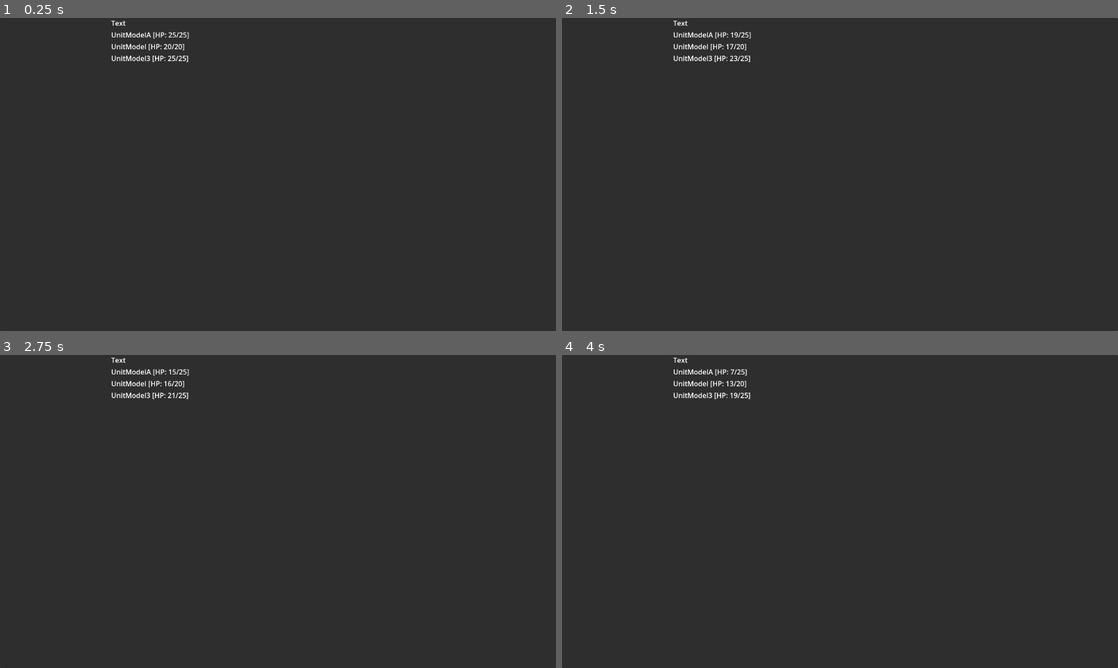
Above: before the commit, frames 1-4 (two rows, left to right).
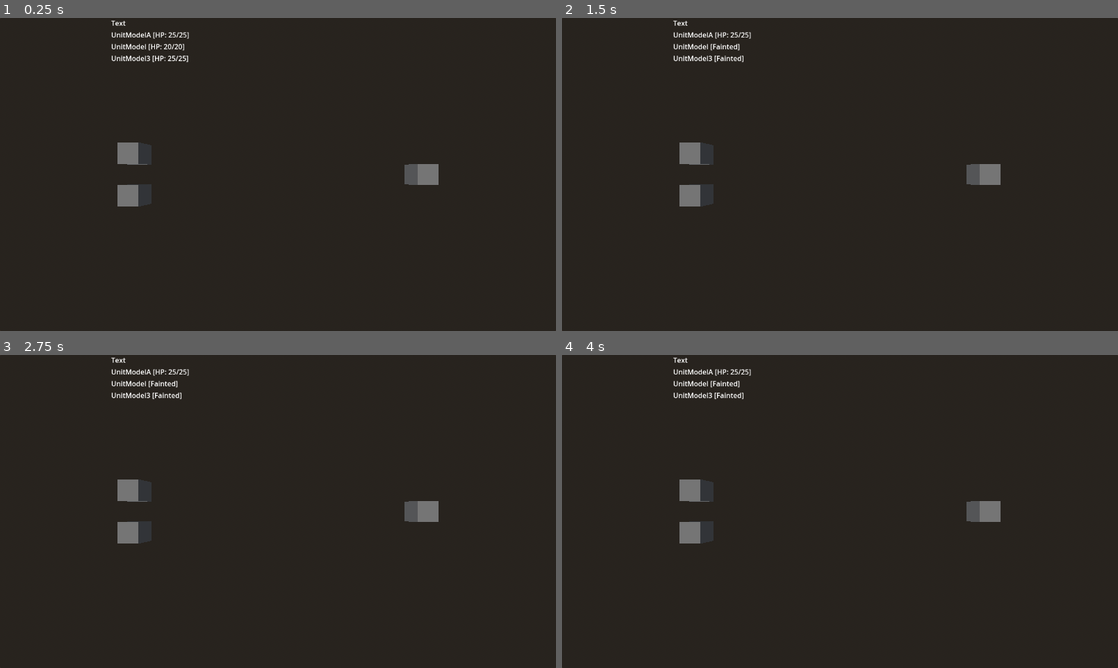
Above: after the commit, the same moments.

Repository: Comotcaiten/re_turnbase_project
Game: Godot game, scene res://test/testing_logic_code.tscn
The game is run twice, just before and just after one commit, with the same random seed, the same clock (stepped at 60 frames per second) and the same inputs.
Inputs:
- Up to frame 1 (0.25 s): no input
- Up to frame 2 (1.5 s): tap Enter (ui_accept) at 0.5, 0.6, 0.77, 1.07, 1.35 s; hold Right (ui_right) 0.53-1.28 s; hold Left (ui_left) from 1.28 s (still down)
- Up to frame 3 (2.75 s): tap Enter (ui_accept) at 1.52, 1.82, 2.1 s; release Left (ui_left) at 2.03 s; hold Right (ui_right) from 2.03 s (still down)
- Up to frame 4 (4 s): tap Enter (ui_accept) at 2.75, 2.85, 3.02, 3.32, 3.6, 3.77 s; release Right (ui_right) at 3.53 s; hold Left (ui_left) from 3.53 s (still down)

The runs differ from the first frame. In frame 1, 0.9% of the frame differs, in the area x 0-100%, y 0-100%; in frame 2, 1.1%; in frame 3, 1.1%; in frame 4, 1.1%.

Commit message:
update and rewrite some logic in UnitGroupController, about: array and update array. get unit

Diff:
--- a/asset/character_base/CharacterA.tres
+++ b/asset/character_base/CharacterA.tres
@@ -9,7 +9,7 @@
 name = "CharacterA"
 element = 0
 max_health = 5
-attack_physical = 5
+attack_physical = 520
 attack_magic = 5
 defense_physical = 5
 defense_magic = 5
--- a/src/base/CharacterBase.gd
+++ b/src/base/CharacterBase.gd
@@ -6,24 +6,24 @@
 
 @export var name: String
 
-@export var element: Element
+@export var element: Element = Element.Physical
 
-@export var max_health: int
+@export var max_health: int = 100
 
 @export_group("Attack")
-@export var attack_physical: int
-@export var attack_magic: int
+@export var attack_physical: int = 10
+@export var attack_magic: int = 10
 
 @export_group("Defense")
-@export var defense_physical: int
-@export var defense_magic: int
+@export var defense_physical: int = 5
+@export var defense_magic: int = 5
 
 @export_group("Speed")
-@export var speed: int
+@export var speed: int = 10
 
 @export_group("Skill")
 var max_skills: int = 4
-@export var skills: Array[SkillBase]
+@export var skills: Array[SkillBase] = []
 
 func get_stats():
 	return {
@@ -50,3 +50,22 @@
 
 		StatType.Speed: 0,
 	}
+
+func _init(
+	_name: String = "Unnamed Character",
+	_element: Element = Element.Physical,
+	_max_health: int = 100,
+	_attack_physical: int = 10,
+	_attack_magic: int = 10,
+	_defense_physical: int = 5,
+	_defense_magic: int = 5,
+	_speed: int = 10,
+):
+	name = _name
+	element = _element
+	max_health = _max_health
+	attack_physical = _attack_physical
+	attack_magic = _attack_magic
+	defense_physical = _defense_physical
+	defense_magic = _defense_magic
+	speed = _speed
--- a/src/controllers/BattleSystemController.gd
+++ b/src/controllers/BattleSystemController.gd
@@ -8,8 +8,17 @@
 
 @export var vbox: VBoxContainer
 
+@export var max_object: int = 20:
+	get:
+		return max(1, max_object)
+
 var maps_unit_groups_controller: Maps = Maps.new(typeof("String"), typeof(UnitGroupController))
 var maps_unit_label: Maps = Maps.new(typeof(UnitModel), typeof(Label))
+
+var unit_group_size: int:
+	get:
+		# Đang tính cả các unit bị fainted
+		return maps_unit_groups_controller.get_value(enemy_unit_group_model.id).unit_group.size() + maps_unit_groups_controller.get_value(player_unit_group_model.id).unit_group.size()
 
 var skill_sytem: SkillSystemController = SkillSystemController.new()
 
@@ -24,6 +33,8 @@
 var current_unit: UnitModel:
 	get:
 		return turn_queue[current_queue]
+
+var scen = preload("res://asset/tres/unit_model.tscn")
 
 #---------------------------------------------------------------------------------------------------
 
@@ -34,7 +45,7 @@
 
 	for value in maps_unit_groups_controller.get_all_values():
 		if value is UnitGroupController:
-			for unit in value.get_units():
+			for unit in value.unit_group:
 				if unit is UnitModel:
 					maps_unit_label.add(unit, Label.new())
 
@@ -47,6 +58,10 @@
 		print("VBoxContainer is null")
 
 	update_unit_label()
+
+	for group in maps_unit_groups_controller.get_all_values():
+		if group is UnitGroupController:
+			group.update_position()
 	pass
 
 func _process(_delta):
@@ -63,6 +78,21 @@
 			perform_skill_state()
 		State.EndState:
 			perform_end_state()
+
+	# if Input.is_action_just_pressed("ui_accept"):
+	# 	if (unit_group_size) >= max_object:
+	# 		print("Max object")
+	# 		return
+	# 	var base_unit: CharacterBase = CharacterBase.new()
+	# 	var instance = scen.instantiate()
+	# 	if !instance.initialize(base_unit, 10):
+	# 		return
+	# 	maps_unit_groups_controller.get_value(enemy_unit_group_model.id).add_unit(instance)
+	# 	var value = Label.new()
+	# 	maps_unit_label.add(instance, value)
+	# 	vbox.add_child(value)
+
+	# 	update_unit_label()
 	return
 
 func perform_start_state():
@@ -131,7 +161,7 @@
 	var _group: Array[UnitModel] = []
 	for value in maps_unit_groups_controller.get_all_values():
 		if value is UnitGroupController:
-			_group.append_array(value.get_units())
+			_group.append_array(value.unit_group)
 	_group = get_turn_queue_merge_and_cut(_group)
 	_group = UnitGroupController.get_static_units_by_state(false, _group)
 	_group = UnitGroupController.get_groups_sort(_group)
@@ -140,7 +170,7 @@
 func get_info_units():
 	for value in maps_unit_groups_controller.get_all_values():
 		if value is UnitGroupController:
-			for unit in value.get_units():
+			for unit in value.unit_group:
 				print(unit)
 				unit.print_stat()
 
@@ -163,7 +193,7 @@
 	var _group: Array[UnitModel] = []
 	for value in maps_unit_groups_controller.get_all_values():
 		if value is UnitGroupController:
-			_group.append_array(value.get_units())
+			_group.append_array(value.unit_group)
 	return _group
 
 func update_turn_queue():
--- a/src/controllers/UnitGroupController.gd
+++ b/src/controllers/UnitGroupController.gd
@@ -10,14 +10,21 @@
 # Quản lý các UnitModel (Only UnitModel)
 var unit_group: Array[UnitModel] = []
 
+var size: int = 0:
+	get:
+		return unit_group.size()
+
+func _ready():
+	get_start()
+	update_position()
+	pass
+
 # Get the units in the group
-func get_units() -> Array[UnitModel]:
+func get_start() -> Array[UnitModel]:
 	unit_group.clear() # Xóa mảng cũ mỗi lần gọi lại
 	for child in get_children():
 		if child is UnitModel:
-			child.is_player = is_group_player
-			child.team = id
-			unit_group.append(child)
+			add_unit(child)
 	return unit_group
 
 # Filter units by fainted status
@@ -30,7 +37,7 @@
 
 func get_units_by_state(fainted: bool = false) -> Array[UnitModel]:
 	var filtered_units: Array[UnitModel] = []
-	for unit in get_units():
+	for unit in unit_group:
 		if unit.is_fainted == fainted:
 			filtered_units.append(unit)
 	return filtered_units
@@ -59,9 +66,9 @@
 	# return true
 
 	# # Cách viết tối ưu hơn
-	if get_units_by_state(false).is_empty():
-		return true
-	return false
+	return get_units_by_state(false).is_empty()
+	# 	return true
+	# return false
 
 # Health info method
 func health_info() -> String:
@@ -74,3 +81,50 @@
 func print_health_info():
 	if is_group_player: # print only for player group, or customize as needed
 		print(health_info())
+
+# Update unit state
+
+# func update_unit_state():
+# 	for unit in unit_group:
+# 		if unit.is_fainted:
+# 			unit.hide()
+# 		else:
+# 			unit.show()
+
+func update_position(gap: int = 1):
+	# 	TH1:
+	# y = 4
+	# gap = 1
+	# x = 3
+	# D = 4 + 3 = 7
+	# 	TH2:
+	# y = 4
+	# gap = 3
+	# x = 3
+	# D = 4 + 3.3 = 4 +  9 = 13
+	# => D = y + x.gap
+	if gap <= 0:
+		return
+
+	var y: float = unit_group.size() * 1.0
+	var d: int = int((y + (y - 1.0) * gap) / 2.0)
+	var count: int = 0
+
+	for i in range(-d, d + 1, gap + 1):
+		unit_group[count].position.z = i
+		count += 1
+	return
+
+func add_unit(_unit: UnitModel):
+	if _unit == null:
+		return false
+	if _unit is UnitModel:
+		_unit.is_player = is_group_player
+		_unit.team = id
+		unit_group.append(_unit)
+		if _unit.get_parent() != null:
+			_unit.get_parent().remove_child(_unit)
+		self.add_child(_unit)
+		update_position()
+		return true
+	return false
--- a/src/models/UnitModel.gd
+++ b/src/models/UnitModel.gd
@@ -67,6 +67,7 @@
 
 func _ready():
 	start()
+	show()
 	pass
 
 #--------------------------------------------------------------------------------
@@ -130,8 +131,11 @@
 	signal_get_damage(_damage_model, _source)
 	return true
 
-# func run_skill():
-#   return
+func hide():
+	self.visible = false
+
+func show():
+	self.visible = true
 #--------------------------------------------------------------------------------
 # Signal
 func signal_get_damage(_damage_detail: DamageModel, _source: UnitModel):
--- a/test/testing_logic_code.tscn
+++ b/test/testing_logic_code.tscn
@@ -7,33 +7,52 @@
 [ext_resource type="Resource" uid="uid://p3do5hn5c632" path="res://asset/character_base/CharacterD.tres" id="7_4fdcs"]
 [ext_resource type="Resource" uid="uid://cck0dhyktwndx" path="res://asset/character_base/CharacterF.tres" id="9_iqeqw"]
 
+[sub_resource type="ProceduralSkyMaterial" id="ProceduralSkyMaterial_2fln7"]
+sky_horizon_color = Color(0.64625, 0.65575, 0.67075, 1)
+ground_horizon_color = Color(0.64625, 0.65575, 0.67075, 1)
+
+[sub_resource type="Sky" id="Sky_r0uxm"]
+sky_material = SubResource("ProceduralSkyMaterial_2fln7")
+
+[sub_resource type="Environment" id="Environment_p6d0p"]
+background_mode = 2
+sky = SubResource("Sky_r0uxm")
+tonemap_mode = 2
+
 [node name="TestingLogicCode" type="Node3D" node_paths=PackedStringArray("player_unit_group_model", "enemy_unit_group_model", "vbox")]
 script = ExtResource("1_qxfdb")
 player_unit_group_model = NodePath("PlayerUnitGroupModel")
 enemy_unit_group_model = NodePath("EnemyUnitGroupModel")
 vbox = NodePath("Control/Panel/VBoxContainer")
 
+[node name="DirectionalLight3D" type="DirectionalLight3D" parent="."]
+transform = Transform3D(-0.866023, -0.433016, 0.250001, 0, 0.499998, 0.866027, -0.500003, 0.749999, -0.43301, 0, 0, 0)
+shadow_enabled = true
+
+[node name="WorldEnvironment" type="WorldEnvironment" parent="."]
+environment = SubResource("Environment_p6d0p")
+
 [node name="PlayerUnitGroupModel" type="Node3D" parent="."]
+transform = Transform3D(1, 0, 0, 0, 1, 0, 0, 0, 1, -7, 0, 0)
 script = ExtResource("2_mul5o")
 is_group_player = true
 
 [node name="UnitModelA" parent="PlayerUnitGroupModel" instance=ExtResource("3_piiq0")]
 character_base = ExtResource("4_gu14f")
 level = 5
-is_player = null
 
 [node name="EnemyUnitGroupModel" type="Node3D" parent="."]
+transform = Transform3D(1, 0, 0, 0, 1, 0, 0, 0, 1, 7, 0, 0)
 script = ExtResource("2_mul5o")
 
 [node name="UnitModel" parent="EnemyUnitGroupModel" instance=ExtResource("3_piiq0")]
 character_base = ExtResource("7_4fdcs")
 level = 5
-is_player = null
 
 [node name="UnitModel3" parent="EnemyUnitGroupModel" instance=ExtResource("3_piiq0")]
+visible = false
 character_base = ExtResource("9_iqeqw")
 level = 5
-is_player = null
 
 [node name="Control" type="Control" parent="."]
 layout_mode = 3
@@ -65,3 +84,6 @@
 [node name="Label" type="Label" parent="Control/Panel/VBoxContainer"]
 layout_mode = 2
 text = "Text"
+
+[node name="Camera3D" type="Camera3D" parent="."]
+transform = Transform3D(-1, -8.74228e-08, -3.82137e-15, 0, -4.37114e-08, 1, -8.74228e-08, 1, 4.37114e-08, 0, 10, 0)
Not shown: 1 places in test/testing_logic_code.tscn that only renumber resources
